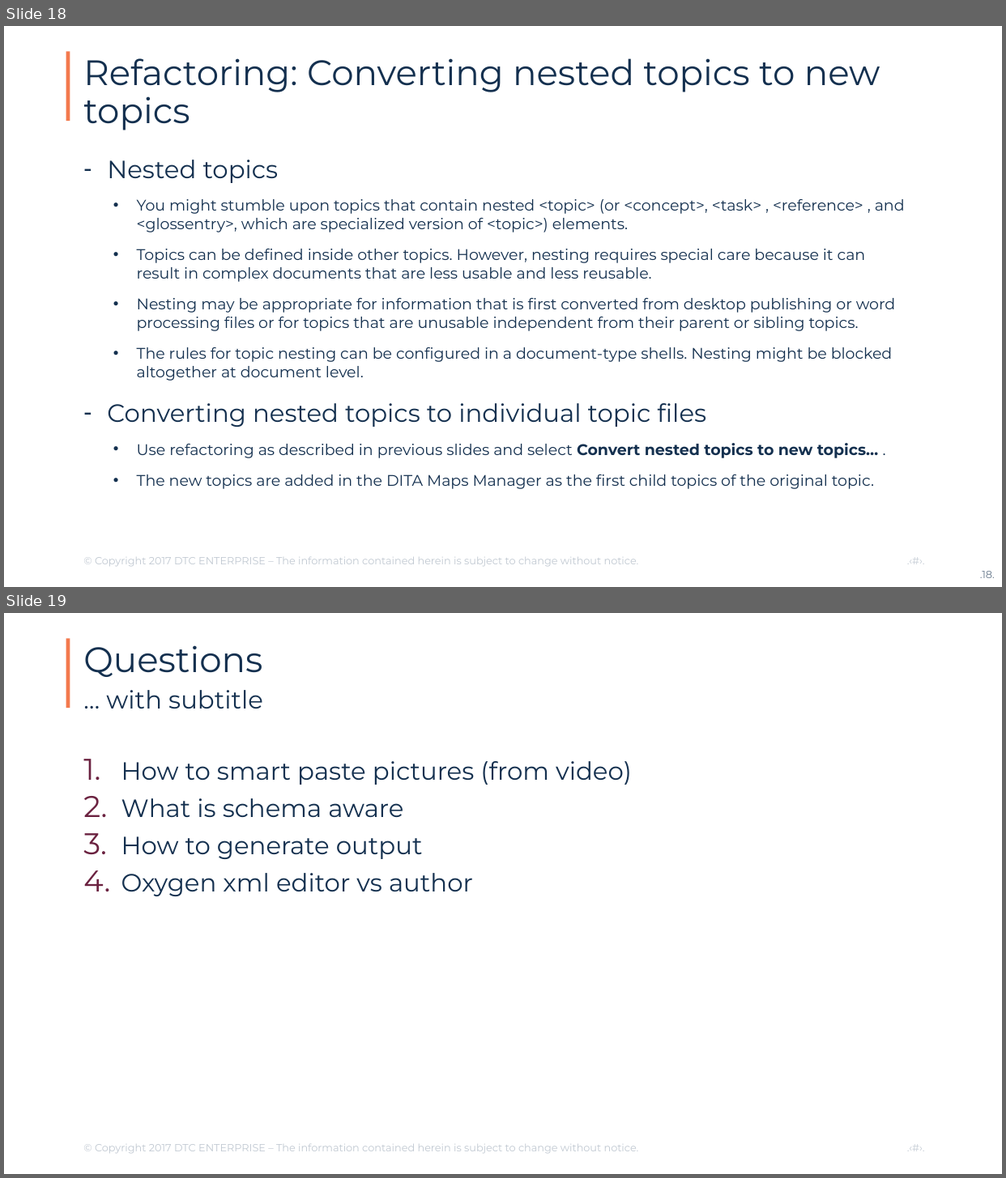
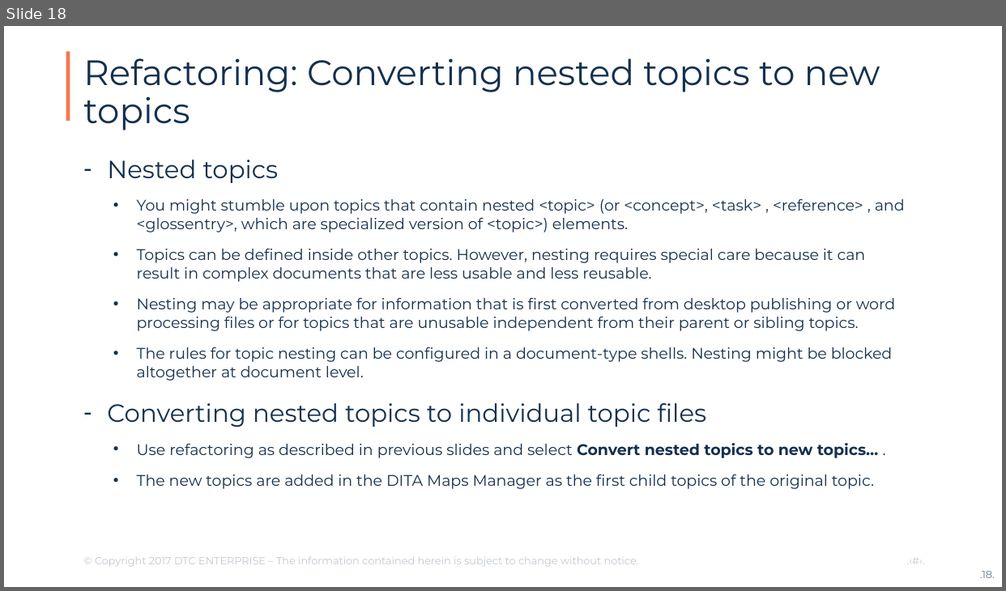
Before and after one commit to aproragadozo/oxygen-xml-workshop, a slide deck: starter-files/lists-tables-and-basic-refactoring/Oxygen_21_NewBasicFeatures.pptx. Shown one above the other, each under a label of ours: slides 18 and 19 before the commit, slide 18 after it. The pictures are 1006x1178 and 1006x591 pixels, drawn with LibreOffice and Linux fonts; fonts in the diff are those of the drawing; background and template pictures are left out. Boxes give left, top, right and bottom in pixels: in the first picture for what was removed or moved away, otherwise in the second. Text is boxed around its words. In the diff, an @@ line names an element or a change of style, - is before the commit and + after.

Commit message:
Delete questions from Ákos pptx

```diff
--- a/starter-files/lists-tables-and-basic-refactoring/Oxygen_21_NewBasicFeatures.pptx
+++ b/starter-files/lists-tables-and-basic-refactoring/Oxygen_21_NewBasicFeatures.pptx
@@ slide 19 removed at <box>4,613,1002,1174</box>, background #FFFFFF; not listed: 1 template element that a slide beside it also shows @@
@@ text removed at <box>83,645,262,677</box> @@
-Questions
@@ text removed at <box>106,690,263,709</box> @@
-… with subtitle
@@ text removed at <box>121,761,632,897</box> @@
-1. How to smart paste pictures (from video)
-2. What is schema aware
-3. How to generate output
-4. Oxygen xml editor vs author
@@ text removed at <box>95,1144,639,1153</box> @@
-© Copyright 2017 DTC ENTERPRISE – The information contained herein is subject to change without notice. .‹#›.
```
